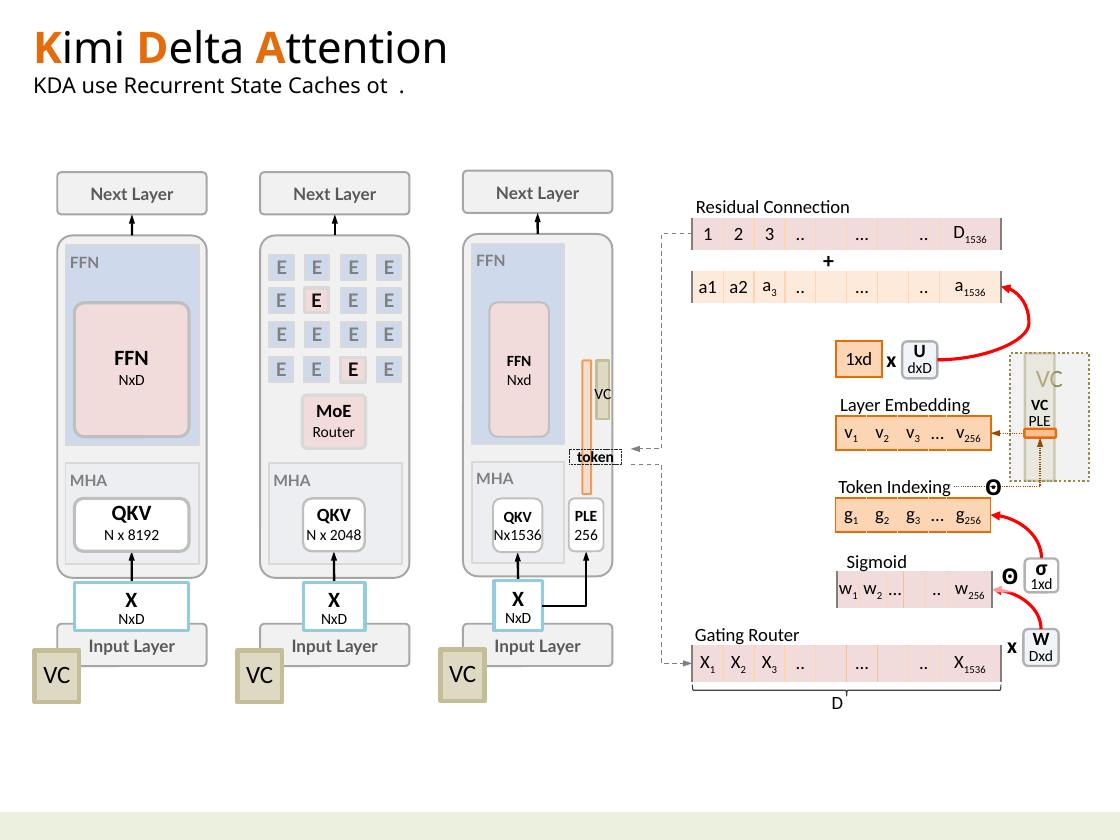
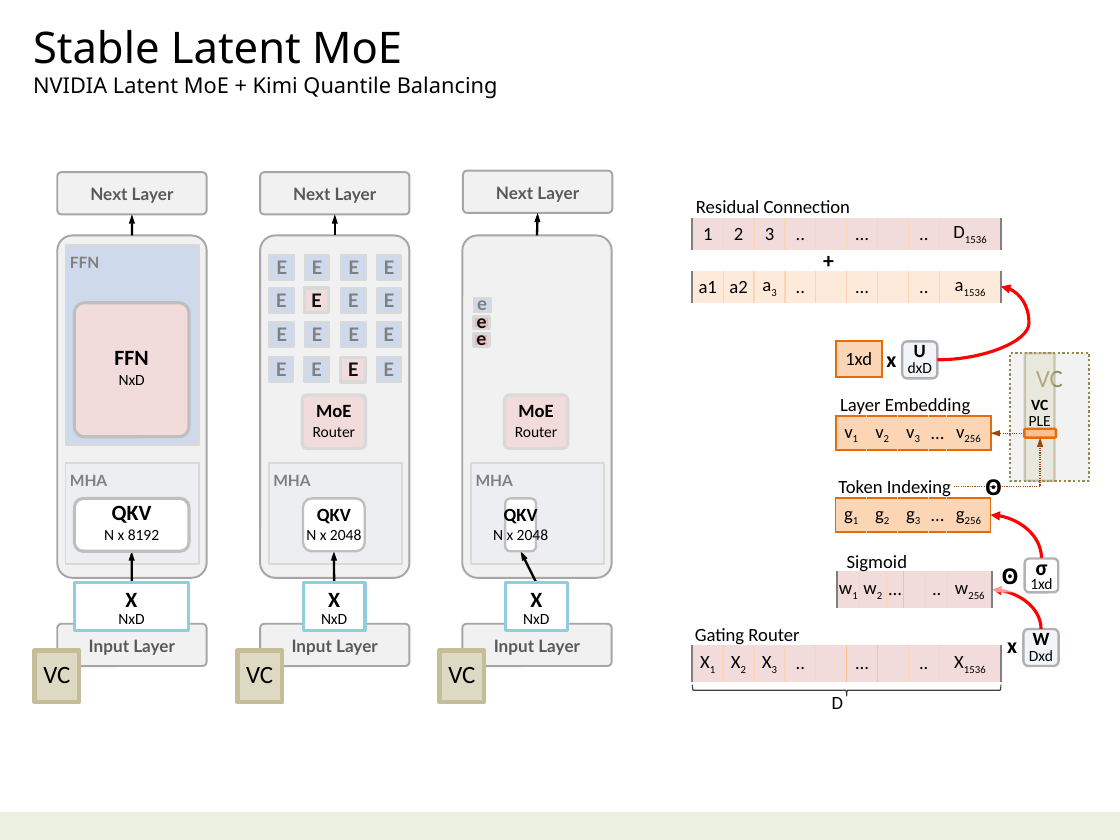
Before and after one commit to navibator/crazy-ai, a slide deck: slide 42 of ai.pptx (slide 36 before the commit). Drawn at 1120x840 pixels with LibreOffice and Linux fonts; fonts in the diff are those of the drawing. Boxes give left, top, right and bottom in pixels: in the first picture for what was removed or moved away, otherwise in the second. Text is boxed around its words. In the diff, an @@ line names an element or a change of style, - is before the commit and + after.

```diff
--- a/ai.pptx
+++ b/ai.pptx
@@ text at [33,30,498,99]: text changed @@
-Kimi Delta Attention
-KDA use Recurrent State Caches ot .
+Stable Latent MoE
+NVIDIA Latent MoE + Kimi Quantile Balancing
@@ elbow arrow removed from (692, 234) to (631, 449) @@
@@ rectangle removed at [472,244,564,445] @@
-FFN
@@ rectangle added at [474,298,491,312], fill #B7C9E7 at 60% opacity, outline #D9D9D9 1.25 pt, 12 pt, text #808080, bold @@
+e
@@ rectangle added at [474,317,489,328], fill #E6B9B8, outline #D9D9D9 2 pt, 12 pt, text #0D0D0D, bold @@
+e
@@ rounded rectangle removed at [489,302,549,437] @@
-FFN
-Nxd
@@ rectangle added at [474,333,489,346], fill #E6B9B8, outline #D9D9D9 2 pt, 12 pt, text #0D0D0D, bold @@
+e
@@ rounded rectangle removed at [582,361,591,495] @@
@@ rectangle removed at [597,361,609,419] @@
-VC
@@ rounded rectangle added at [504,395,568,449], fill #F2DCDB, outline #D9D9D9 2 pt, 10 pt, text #000000 @@
+MoE
+Router
@@ rectangle removed at [569,449,622,465] @@
-token
@@ rectangle "MHA": place and size @@
-rectangle "MHA" at [472,461,564,562]
+rectangle "MHA" at [472,464,605,564]
@@ elbow arrow removed from (631, 464) to (692, 663) @@
@@ rounded rectangle "QKV": place and size @@
-rounded rectangle "QKV" at [493,498,542,552]
+rounded rectangle "QKV" at [505,498,536,551]
@@ rounded rectangle "QKV" at [505,498,536,551]: outline #BFBFBF 1.25 pt to #BFBFBF 1.5 pt @@
@@ text in rounded rectangle at [504,505,538,526]: size 10 to 12 pt in "QKV" @@
@@ rounded rectangle removed at [569,498,604,551] @@
-PLE
-256
@@ text in rounded rectangle at [493,527,548,545]: text changed @@
-Nx1536
+N x 2048
@@ arrow moved from (519, 581) - (517, 552) to (536, 582) - (521, 551) @@
@@ elbow arrow removed from (542, 606) to (586, 551) @@
@@ rectangle "X": place and size @@
-rectangle "X" at [494,581,542,632]
+rectangle "X" at [505,582,567,631]
```
Also in this commit, not shown: 4 other slides changed, 6 slides added, 3 slides removed.
